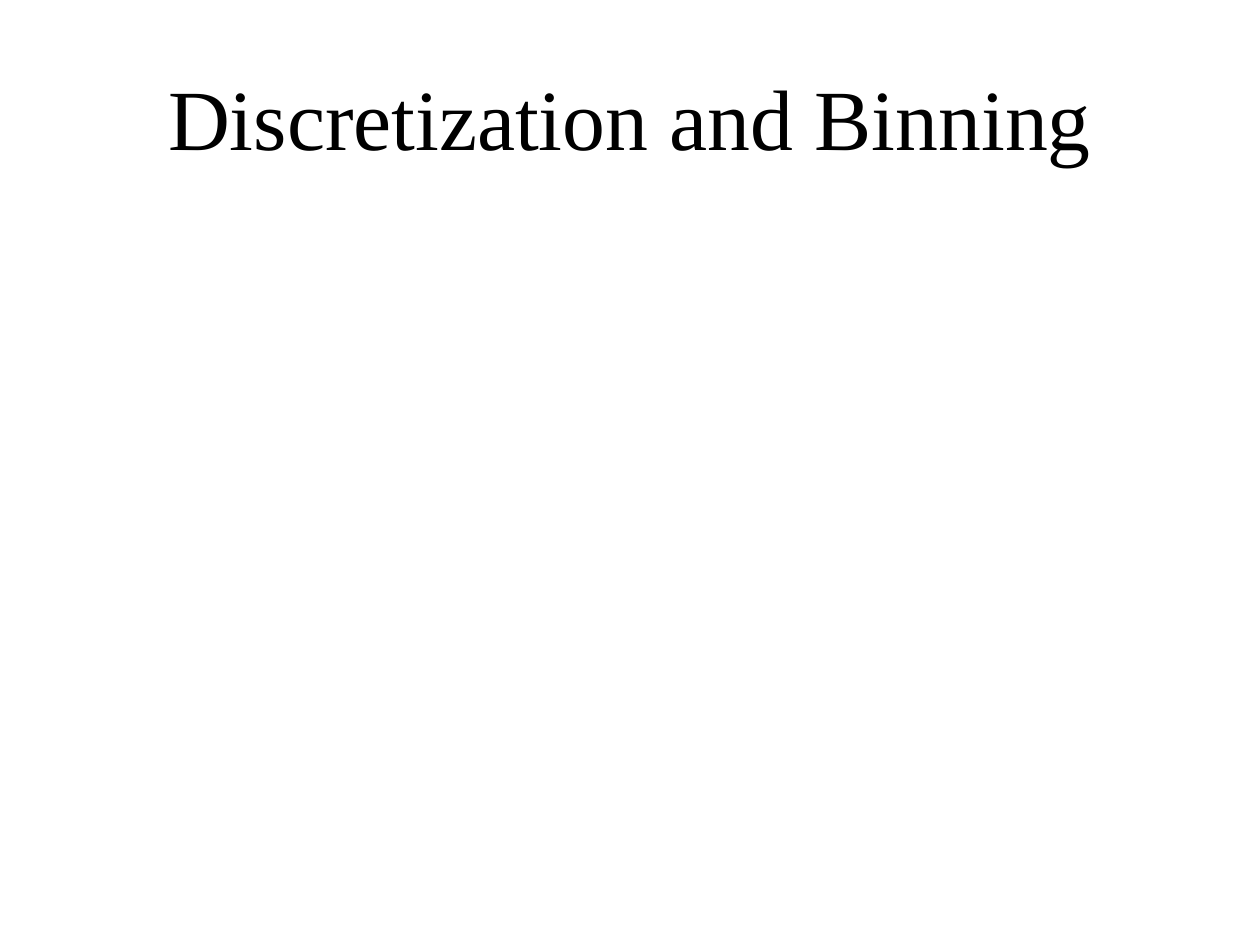
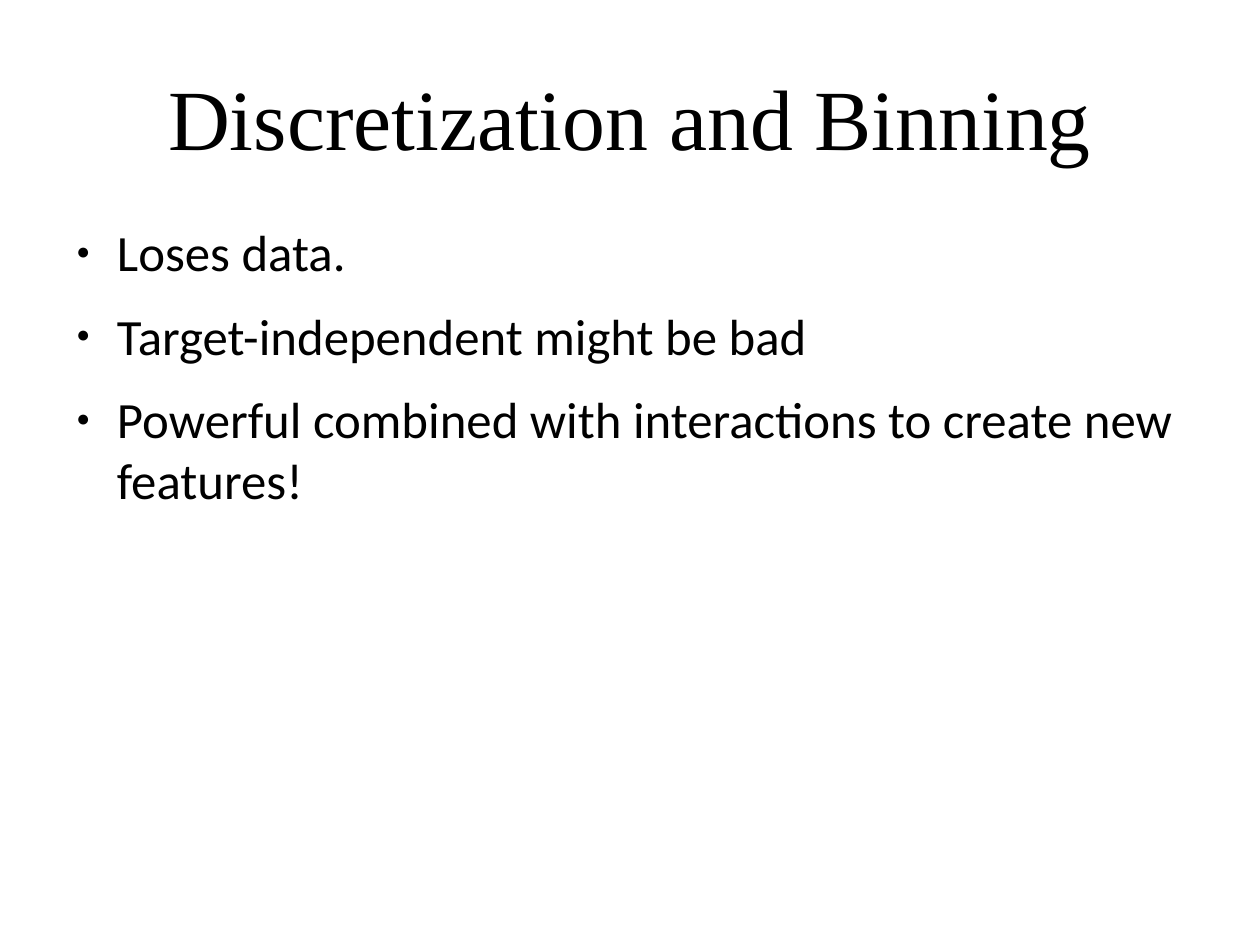
Before and after one commit to amueller/applied_ml_spring_2017, a slide deck: slide 48 of slides/aml-07-020817.odp (slide 37 before the commit). Drawn at 1260x945 pixels with LibreOffice and Linux fonts; fonts in the diff are those of the drawing. Boxes give left, top, right and bottom in pixels: in the first picture for what was removed or moved away, otherwise in the second. Text is boxed around its words. In the diff, an @@ line names an element or a change of style, - is before the commit and + after.

```diff
--- a/slides/aml-07-020817.odp
+++ b/slides/aml-07-020817.odp
@@ text added at [117, 235, 1172, 500], 32 pt, text #000000 @@
+● Loses data.
+● Target-independent might be bad
+● Powerful combined with interactions to create new features!
```
Also in this commit, not shown: 3 other slides changed, 12 slides added, 3 slides removed, 2 other files.
